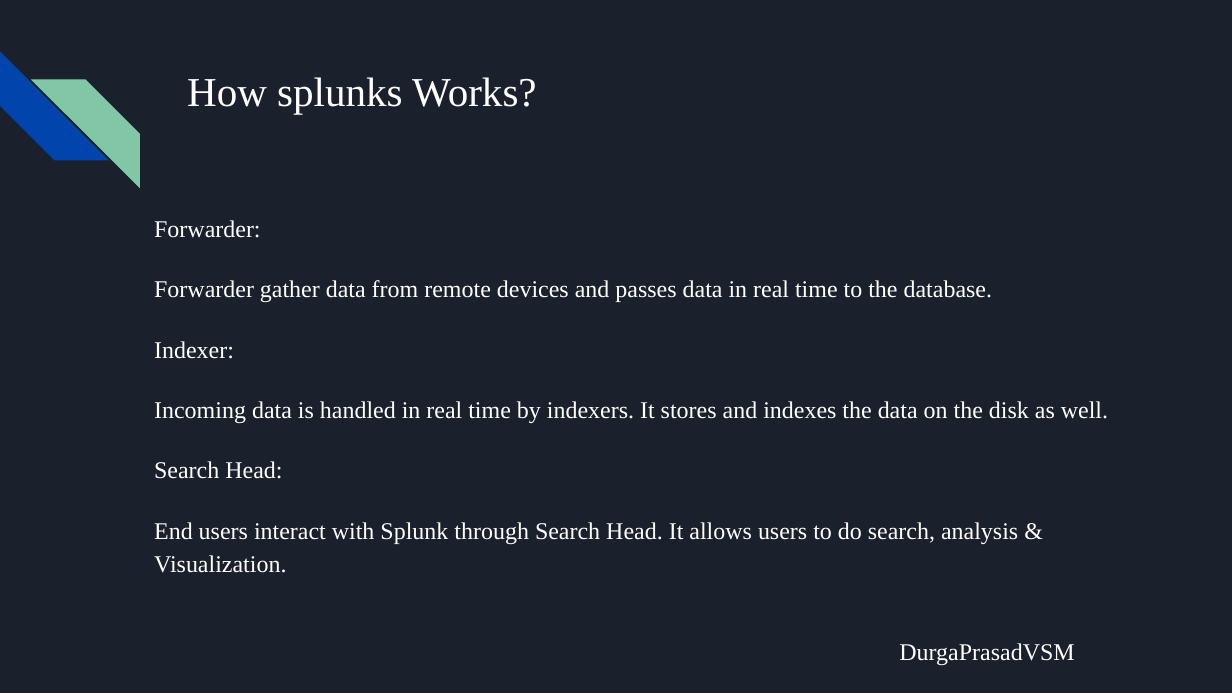
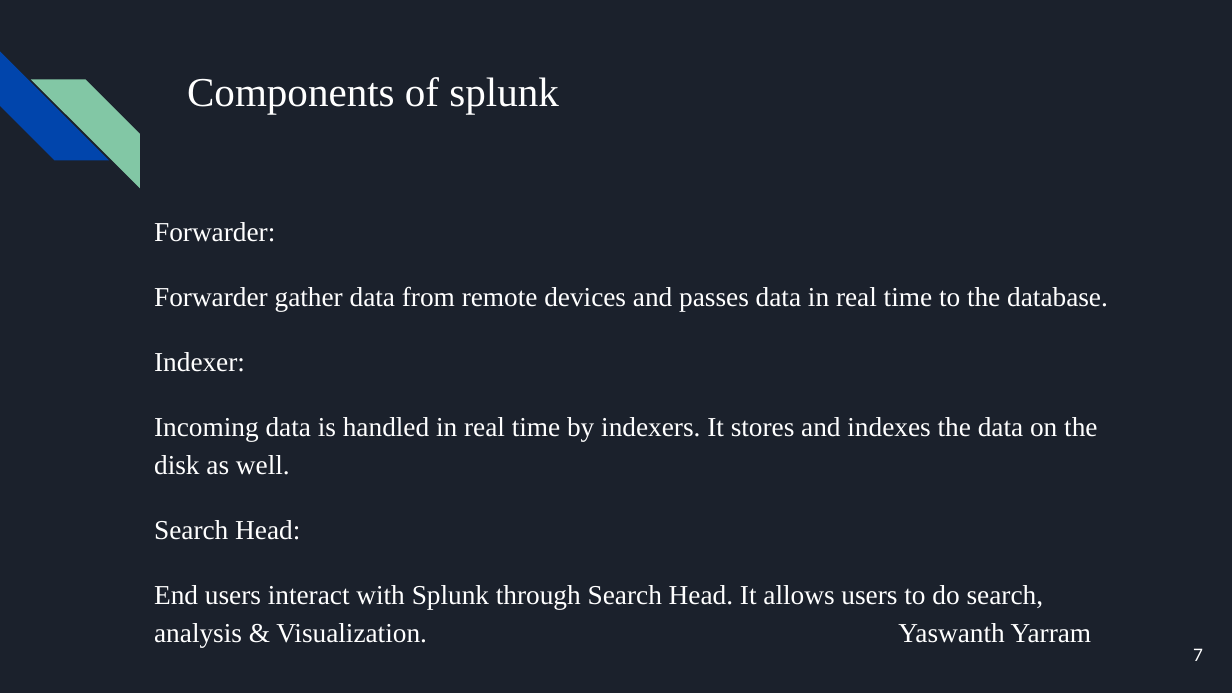
Before and after one commit to VSMDURGAPRASAD/splunk-project, a slide deck: slide 7 of docs/Splunk.pptx (slide 10 before the commit). Drawn at 1232x693 pixels with LibreOffice and Linux fonts; fonts in the diff are those of the drawing. Boxes give left, top, right and bottom in pixels: in the first picture for what was removed or moved away, otherwise in the second. Text is boxed around its words. In the diff, an @@ line names an element or a change of style, - is before the commit and + after.

```diff
--- a/docs/Splunk.pptx
+++ b/docs/Splunk.pptx
@@ title at (x1=187, y1=77, x2=559, y2=114): text changed @@
-How splunks Works?
+Components of splunk
@@ text at (x1=154, y1=222, x2=1108, y2=540): size 14 to 16 pt in "Forwarder:", "Forwarder gather data from remote devices and ...", "Indexer:", "Incoming data is handled in real time ..." and 1 more places @@
@@ text at (x1=154, y1=585, x2=1092, y2=647): text changed; size 14 to 16 pt @@
-End users interact with Splunk through Search Head. It allows users to do search, analysis & Visualization.
-DurgaPrasadVSM
+End users interact with Splunk through Search Head. It allows users to do search, analysis & Visualization. Yaswanth Yarram
@@ page number added at (x1=1193, y1=648, x2=1203, y2=661), 10 pt, text #FFFFFF @@
+7
```
Also in this commit, not shown: 17 other slides changed.
